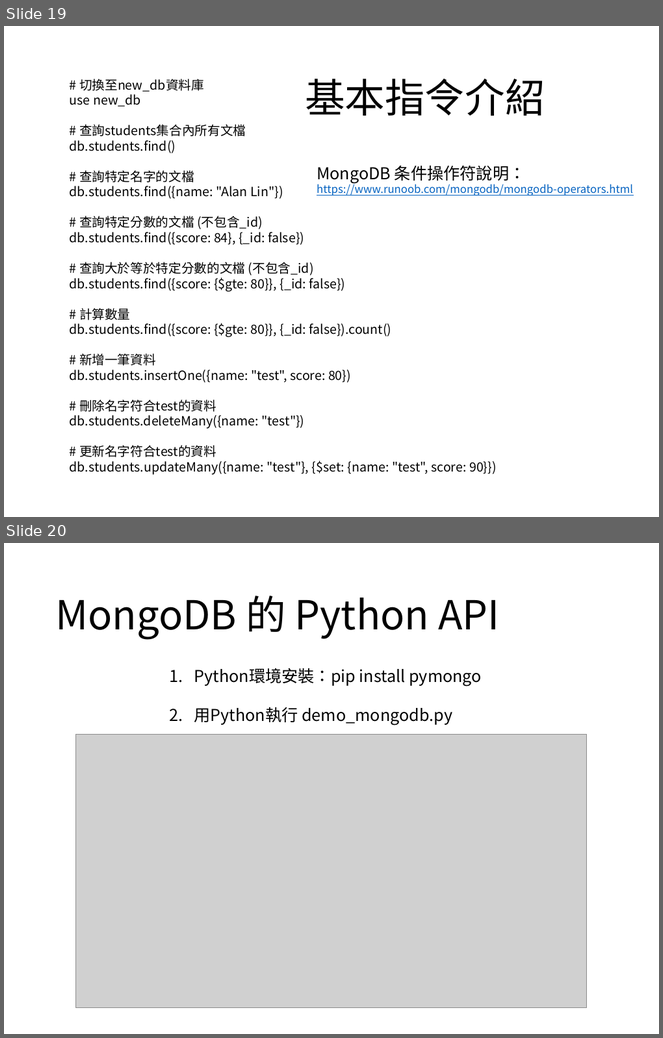
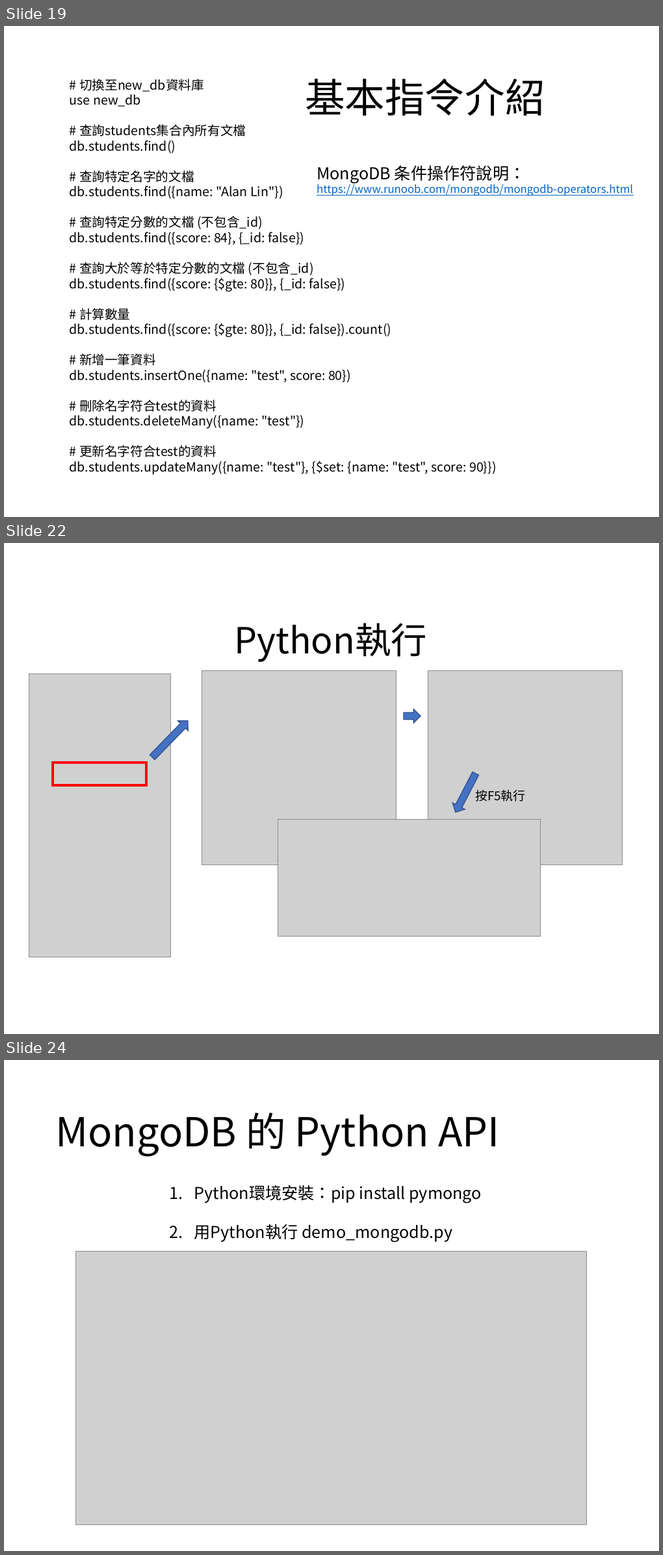
Before and after one commit to kkldream/WebAPI-MongoDB-Flask-basic-tutorial, a slide deck: MongoDB資料庫-基礎教學.pptx. Shown one above the other, each under a label of ours: slides 19 and 20 before the commit, slides 19, 22 and 24 after it; the slides between them are not shown. The pictures are 663x1038 and 663x1555 pixels, drawn with LibreOffice and Linux fonts; fonts in the diff are those of the drawing; grey boxes stand for pictures. Boxes give left, top, right and bottom in pixels: in the first picture for what was removed or moved away, otherwise in the second. Text is boxed around its words. In the diff, an @@ line names an element or a change of style, - is before the commit and + after.

```diff
--- a/MongoDB資料庫-基礎教學.pptx
+++ b/MongoDB資料庫-基礎教學.pptx
@@ slide 22 added at [4,543,659,1034], background #FFFFFF @@
@@ title added at [234,623,427,662], 39.6 pt, text #000000 @@
+Python執行
@@ picture added at [29,674,171,958] @@
@@ picture added at [202,671,397,865] @@
@@ picture added at [428,671,623,865] @@
@@ down arrow added at [147,717,193,763], fill #4472C4, outline #325491 1 pt @@
@@ down arrow added at [403,709,421,723], fill #4472C4, outline #325491 1 pt @@
@@ rectangle added at [53,763,147,785], outline #FF0000 3 pt @@
@@ down arrow added at [449,771,482,815], fill #4472C4, outline #325491 1 pt @@
@@ text added at [475,790,525,802], 13.5 pt, text #000000 @@
+按F5執行
@@ picture added at [278,819,541,937] @@
@@ what was slide 20 is now slide 24 @@
```
Also in this commit, not shown: 4 other slides added, 1 slide removed.
